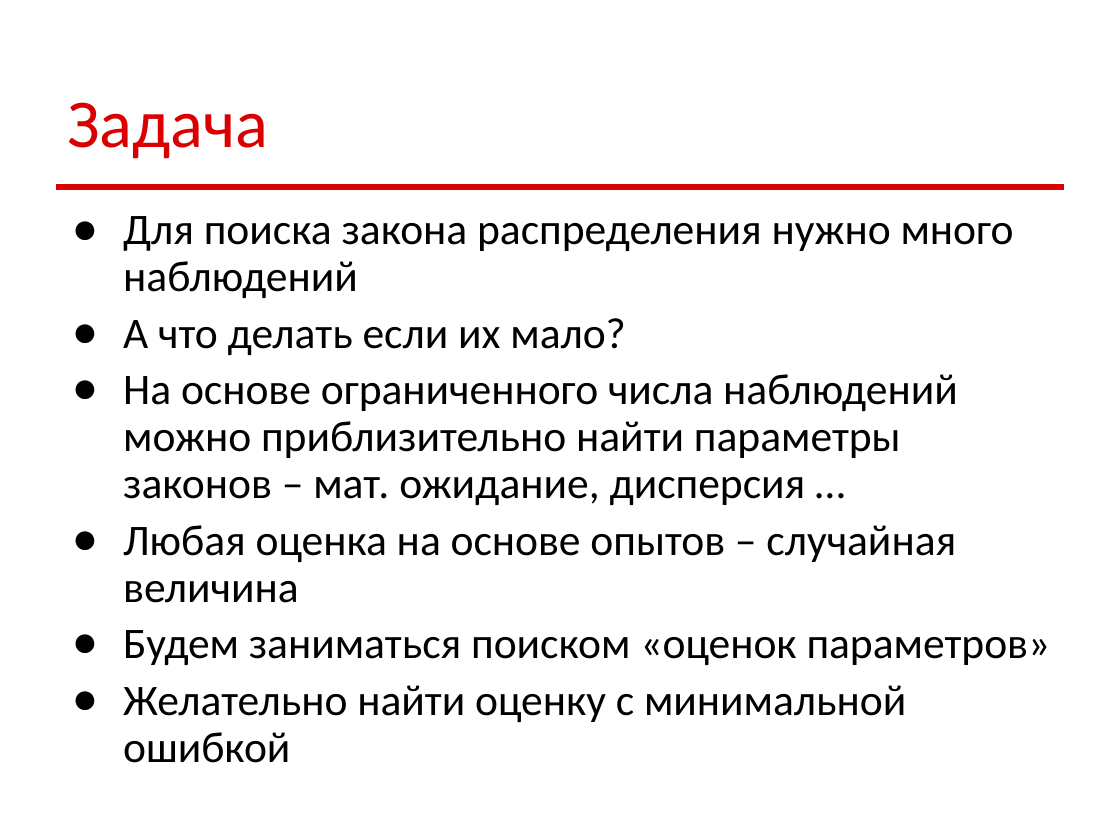
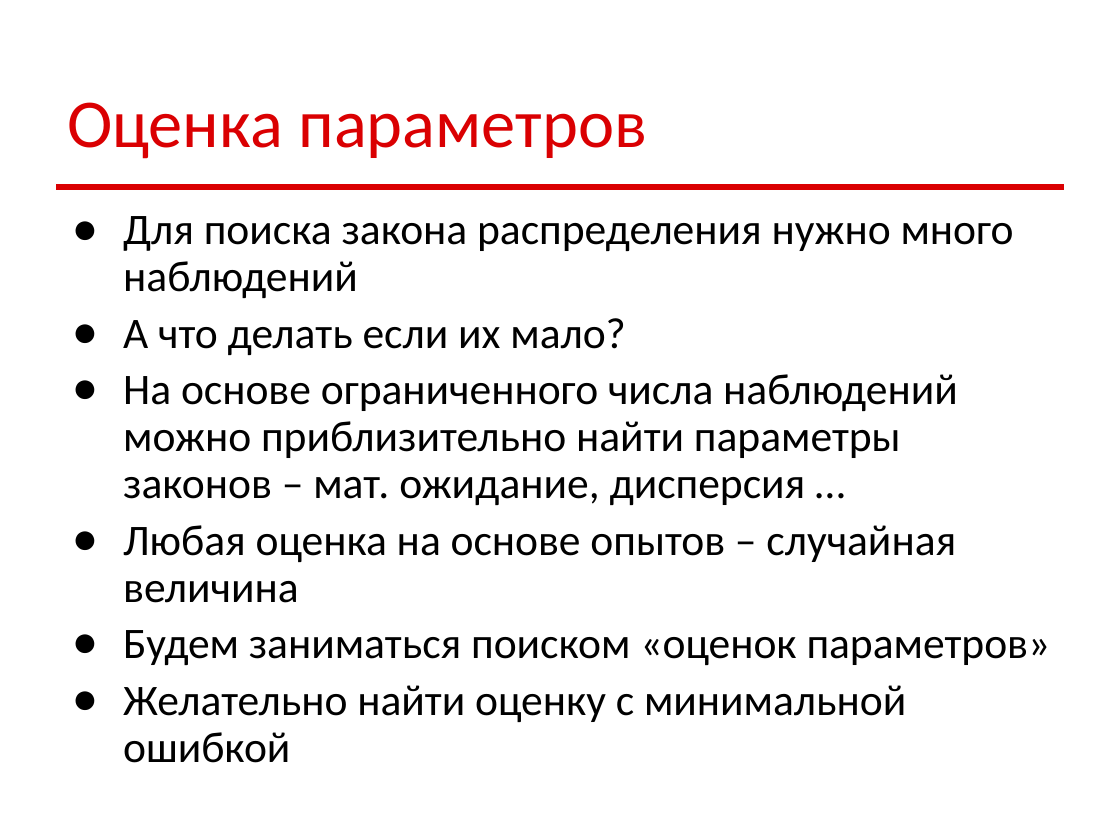
Before and after one commit to sudakov/math-for-ds, a slide deck: slide 2 of math_ds_03.pptx. Drawn at 1120x840 pixels with LibreOffice and Linux fonts; fonts in the diff are those of the drawing. Boxes give left, top, right and bottom in pixels: in the first picture for what was removed or moved away, otherwise in the second. Text is boxed around its words. In the diff, an @@ line names an element or a change of style, - is before the commit and + after.

```diff
--- a/math_ds_03.pptx
+++ b/math_ds_03.pptx
@@ title at [67,102,647,159]: text changed @@
-Задача
+Оценка параметров
```
Also in this commit, not shown: 2 other slides changed, 11 slides added.
